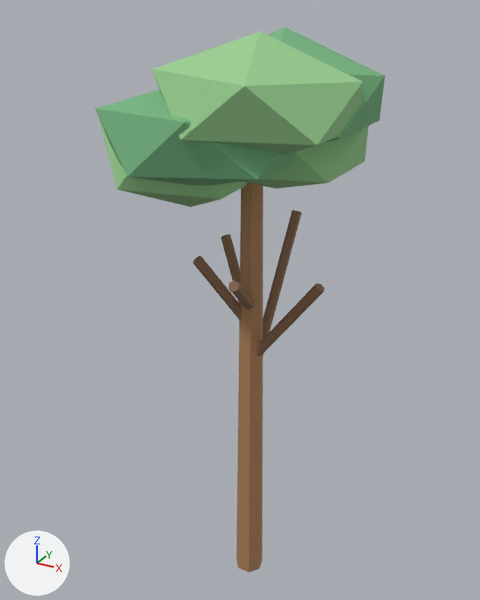
The glTF model assets/visual/generated/environment/broadleaf_05.glb as it was, and as the next commit left it.
The view is the same before and after, from a camera (50 mm lens) standing at (2.74, -5.21, 5.91) and looking at (-0.17, 0.08, 3.26). The lights are fixed; the arrows at lower left show +X, +Y and +Z. The older version comes first. Vertices at exactly the same position are counted once.

Names of what the first picture shows: 'broadleaf_05'.
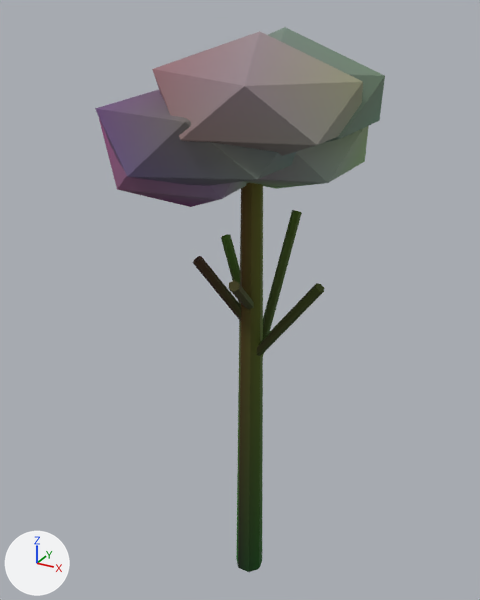
Pixel boxes [x1, y1, x2, y2] of what changed, in the pictures (480 x 600 px):
'broadleaf_05', recoloured (darker): [95, 27, 385, 572] in both

The change, as a diff of the scene's bpy script:
```diff
--- a/assets/visual/generated/environment/broadleaf_05.glb.py
+++ b/assets/visual/generated/environment/broadleaf_05.glb.py
@@ mat_trunk @@
 n0 = _N.new('ShaderNodeBsdfPrincipled'); n0.name = 'Principled BSDF'
-n0.inputs[0].default_value = (0.42, 0.22, 0.1, 1.0)  # 'Base Color', brown #ad8159
 n0.inputs[2].default_value = 0.82  # 'Roughness'
 n1 = _N.new('ShaderNodeOutputMaterial'); n1.name = 'Material Output'
+n2 = _N.new('ShaderNodeMix'); n2.name = 'Mix'
+n2.data_type = 'RGBA'
+n2.blend_type = 'MULTIPLY'
+n2.inputs[0].default_value = 1.0  # 'Factor'
+n2.inputs[7].default_value = (0.42, 0.22, 0.1, 1.0)  # 'B', brown #ad8159
+n3 = _N.new('ShaderNodeVertexColor'); n3.name = 'Color Attribute'
 _L.new(n0.outputs[0], n1.inputs[0])  # 'BSDF' to 'Surface'
+_L.new(n2.outputs[2], n0.inputs[0])  # 'Result' to 'Base Color'
+_L.new(n3.outputs[0], n2.inputs[6])  # 'Color' to 'A'
@@ mat_bark_dark @@
 n0 = _N.new('ShaderNodeBsdfPrincipled'); n0.name = 'Principled BSDF'
-n0.inputs[0].default_value = (0.26, 0.14, 0.08, 1.0)  # 'Base Color', brown #8b6950
 n0.inputs[2].default_value = 0.82  # 'Roughness'
 n1 = _N.new('ShaderNodeOutputMaterial'); n1.name = 'Material Output'
+n2 = _N.new('ShaderNodeMix'); n2.name = 'Mix'
+n2.data_type = 'RGBA'
+n2.blend_type = 'MULTIPLY'
+n2.inputs[0].default_value = 1.0  # 'Factor'
+n2.inputs[7].default_value = (0.26, 0.14, 0.08, 1.0)  # 'B', brown #8b6950
+n3 = _N.new('ShaderNodeVertexColor'); n3.name = 'Color Attribute'
 _L.new(n0.outputs[0], n1.inputs[0])  # 'BSDF' to 'Surface'
+_L.new(n2.outputs[2], n0.inputs[0])  # 'Result' to 'Base Color'
+_L.new(n3.outputs[0], n2.inputs[6])  # 'Color' to 'A'
@@ mat_leaf_primary @@
 n0 = _N.new('ShaderNodeBsdfPrincipled'); n0.name = 'Principled BSDF'
-n0.inputs[0].default_value = (0.18, 0.46, 0.22, 1.0)  # 'Base Color', green #76b581
 n0.inputs[2].default_value = 0.82  # 'Roughness'
 n1 = _N.new('ShaderNodeOutputMaterial'); n1.name = 'Material Output'
+n2 = _N.new('ShaderNodeMix'); n2.name = 'Mix'
+n2.data_type = 'RGBA'
+n2.blend_type = 'MULTIPLY'
+n2.inputs[0].default_value = 1.0  # 'Factor'
+n2.inputs[7].default_value = (0.18, 0.46, 0.22, 1.0)  # 'B', green #76b581
+n3 = _N.new('ShaderNodeVertexColor'); n3.name = 'Color Attribute'
 _L.new(n0.outputs[0], n1.inputs[0])  # 'BSDF' to 'Surface'
+_L.new(n2.outputs[2], n0.inputs[0])  # 'Result' to 'Base Color'
+_L.new(n3.outputs[0], n2.inputs[6])  # 'Color' to 'A'
@@ mat_leaf_secondary @@
 n0 = _N.new('ShaderNodeBsdfPrincipled'); n0.name = 'Principled BSDF'
-n0.inputs[0].default_value = (0.32, 0.62, 0.28, 1.0)  # 'Base Color', green #99ce90
 n0.inputs[2].default_value = 0.82  # 'Roughness'
 n1 = _N.new('ShaderNodeOutputMaterial'); n1.name = 'Material Output'
+n2 = _N.new('ShaderNodeMix'); n2.name = 'Mix'
+n2.data_type = 'RGBA'
+n2.blend_type = 'MULTIPLY'
+n2.inputs[0].default_value = 1.0  # 'Factor'
+n2.inputs[7].default_value = (0.32, 0.62, 0.28, 1.0)  # 'B', green #99ce90
+n3 = _N.new('ShaderNodeVertexColor'); n3.name = 'Color Attribute'
 _L.new(n0.outputs[0], n1.inputs[0])  # 'BSDF' to 'Surface'
+_L.new(n2.outputs[2], n0.inputs[0])  # 'Result' to 'Base Color'
+_L.new(n3.outputs[0], n2.inputs[6])  # 'Color' to 'A'
@@ me_cone_004 @@
 me_cone_004.from_pydata(...)  # 158 vertices, 268 faces; spans x -1.39..1.14, y -1.16..0.98, z 0.0..5.77
 # used by ob_broadleaf_05; location = (0.0, 0.0, 0.0)
+# me_cone_004 part 1: vertex colours changed
 me_cone_004.materials.append(mat_trunk)
```
